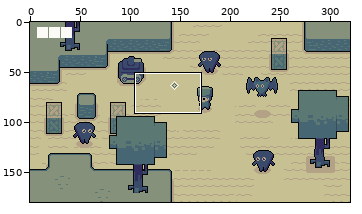
A pixel-art file gets an edit: assets/sprites/global.aseprite. Above, an overview of the earlier version with the close-up marked.
Close-up. The starting point:
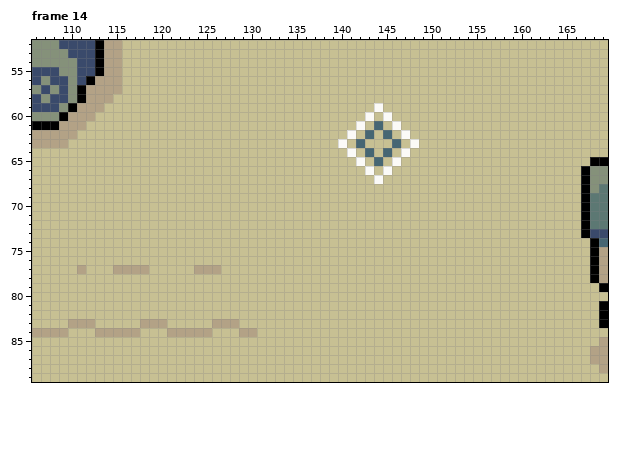
320x180 pixels, 14 frames. Shown: frame 14: x 106..169, y 52..89.
And afterwards:
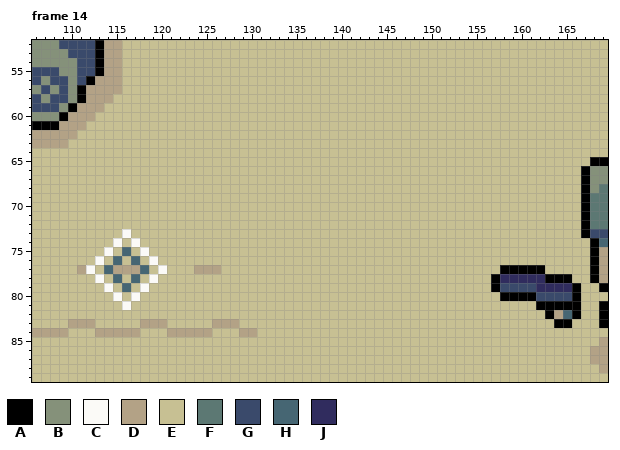
Palette (. is transparent): A #000000  B #85917a  C #fbfaf7  D #b3a286  E #c7c093  F #5c7873  G #3a4a6b  H #466673  J #302c5e
From the commit log: enemies finder update
The edit:
--- frame 14, layers "ui", "player", "enemies"
@@ x 138..150 @@
 58 EEEEEEEEEEEEE
-59 EEEEEECEEEEEE
-60 EEEEECECEEEEE
-61 EEEECEHECEEEE
-62 EEECEHEHECEEE
-63 EECEHEEEHECEE
-64 EEECEHEHECEEE
-65 EEEECEHECEEEE
-66 EEEEECECEEEEE
-67 EEEEEECEEEEEE
+59 EEEEEEEEEEEEE
+60 EEEEEEEEEEEEE
+61 EEEEEEEEEEEEE
+62 EEEEEEEEEEEEE
+63 EEEEEEEEEEEEE
+64 EEEEEEEEEEEEE
+65 EEEEEEEEEEEEE
+66 EEEEEEEEEEEEE
+67 EEEEEEEEEEEEE
 68 EEEEEEEEEEEEE
@@ x 106..169 @@
 72 EEEEEEEEEEEEEEEEEEEEEEEEEEEEEEEEEEEEEEEEEEEEEEEEEEEEEEEEEEEEEAFF
-73 EEEEEEEEEEEEEEEEEEEEEEEEEEEEEEEEEEEEEEEEEEEEEEEEEEEEEEEEEEEEEAGG
-74 EEEEEEEEEEEEEEEEEEEEEEEEEEEEEEEEEEEEEEEEEEEEEEEEEEEEEEEEEEEEEEAH
-75 EEEEEEEEEEEEEEEEEEEEEEEEEEEEEEEEEEEEEEEEEEEEEEEEEEEEEEEEEEEEEEAD
-76 EEEEEEEEEEEEEEEEEEEEEEEEEEEEEEEEEEEEEEEEEEEEEEEEEEEEEEEEEEEEEEAD
-77 EEEEEDEEEDDDDEEEEEDDDEEEEEEEEEEEEEEEEEEEEEEEEEEEEEEEEEEEEEEEEEAD
-78 EEEEEEEEEEEEEEEEEEEEEEEEEEEEEEEEEEEEEEEEEEEEEEEEEEEEEEEEEEEEEEAD
-79 EEEEEEEEEEEEEEEEEEEEEEEEEEEEEEEEEEEEEEEEEEEEEEEEEEEEEEEEEEEEEEEA
-80 EEEEEEEEEEEEEEEEEEEEEEEEEEEEEEEEEEEEEEEEEEEEEEEEEEEEEEEEEEEEEEEE
-81 EEEEEEEEEEEEEEEEEEEEEEEEEEEEEEEEEEEEEEEEEEEEEEEEEEEEEEEEEEEEEEEA
-82 EEEEEEEEEEEEEEEEEEEEEEEEEEEEEEEEEEEEEEEEEEEEEEEEEEEEEEEEEEEEEEEA
-83 EEEEDDDEEEEEDDDEEEEEDDDEEEEEEEEEEEEEEEEEEEEEEEEEEEEEEEEEEEEEEEEA
+73 EEEEEEEEEECEEEEEEEEEEEEEEEEEEEEEEEEEEEEEEEEEEEEEEEEEEEEEEEEEEAGG
+74 EEEEEEEEECECEEEEEEEEEEEEEEEEEEEEEEEEEEEEEEEEEEEEEEEEEEEEEEEEEEAH
+75 EEEEEEEECEHECEEEEEEEEEEEEEEEEEEEEEEEEEEEEEEEEEEEEEEEEEEEEEEEEEAD
+76 EEEEEEECEHEHECEEEEEEEEEEEEEEEEEEEEEEEEEEEEEEEEEEEEEEEEEEEEEEEEAD
+77 EEEEEDCEHDDDHECEEEDDDEEEEEEEEEEEEEEEEEEEEEEEEEEEEEEEAAAAAEEEEEAD
+78 EEEEEEECEHEHECEEEEEEEEEEEEEEEEEEEEEEEEEEEEEEEEEEEEEAJJJJJAAAEEAD
+79 EEEEEEEECEHECEEEEEEEEEEEEEEEEEEEEEEEEEEEEEEEEEEEEEEAGGGGJJJJAEEA
+80 EEEEEEEEECECEEEEEEEEEEEEEEEEEEEEEEEEEEEEEEEEEEEEEEEEAAAAGGGGAEEE
+81 EEEEEEEEEECEEEEEEEEEEEEEEEEEEEEEEEEEEEEEEEEEEEEEEEEEEEEEAAAAAEEA
+82 EEEEEEEEEEEEEEEEEEEEEEEEEEEEEEEEEEEEEEEEEEEEEEEEEEEEEEEEEADHAEEA
+83 EEEEDDDEEEEEDDDEEEEEDDDEEEEEEEEEEEEEEEEEEEEEEEEEEEEEEEEEEEAAEEEA
 84 DDDDEEEDDDDDEEEDDDDDEEEDDEEEEEEEEEEEEEEEEEEEEEEEEEEEEEEEEEEEEEEE
Pixel boxes of the changes (left, top, right, bottom) in both close-ups:
changed: (338, 103, 419, 184)
changed: (86, 229, 167, 310)
changed: (491, 265, 581, 328)
